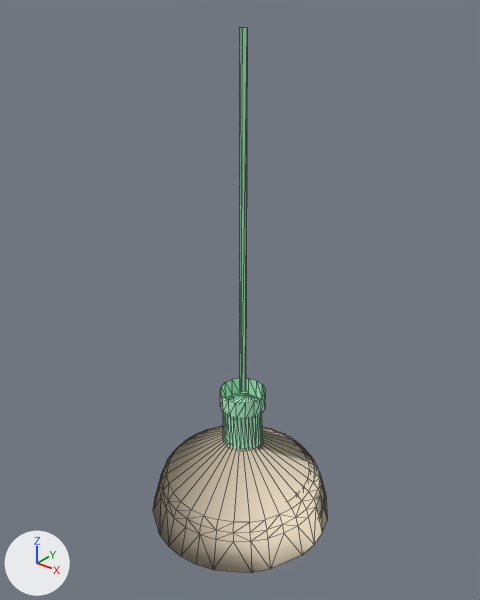
The Blender file src/props_mining/industrial_ceiling_lamp02.blend: old version first, new version second.
One viewpoint serves both versions: a camera (50 mm lens) standing at (57.8, -72.4, 81.9) and looking at (-0.4, 0.3, 36.8). Lighting does not change. The marker at lower left points along +X, +Y and +Z. Mesh edges are drawn as thin lines.

Script lines for the objects in view, before the commit:
```python
mat_hanging_ceiling_lamp = diffuse_material('hanging_ceiling_lamp')
mat_hanging_ceiling_lamp.base_color = (0.434, 0.911, 0.596)  # green #b0f5cb
mat_phy = diffuse_material('  phy')
mat_phy.base_color = (0.944, 0.81, 0.623)  # beige #f9e8cf
me_industrial_ceiling_lamp02 = bpy.data.meshes.new('industrial_ceiling_lamp02')
me_industrial_ceiling_lamp02.from_pydata(...)  # 544 vertices, 886 faces; spans x -14.9..14.9, y -14.4..15.4, z -4.3..76.0
me_industrial_ceiling_lamp02.materials.append(mat_hanging_ceiling_lamp)  # green #b0f5cb
me_industrial_ceiling_lamp02_physics = bpy.data.meshes.new('industrial_ceiling_lamp02_physics')
me_industrial_ceiling_lamp02_physics.from_pydata(...)  # 121 vertices, 238 faces; spans x -15.8..15.8, y -15.8..15.8, z -3.9..12.7
me_industrial_ceiling_lamp02_physics.materials.append(mat_phy)  # beige #f9e8cf
ob_industrial_ceiling_lamp02 = bpy.data.objects.new('industrial_ceiling_lamp02', me_industrial_ceiling_lamp02)
ob_industrial_ceiling_lamp02.location = (0.0, 0.0, 0.0)
ob_industrial_ceiling_lamp02_physics = bpy.data.objects.new('industrial_ceiling_lamp02_physics', me_industrial_ceiling_lamp02_physics)
ob_industrial_ceiling_lamp02_physics.location = (0.0, 0.0, 0.0)
```
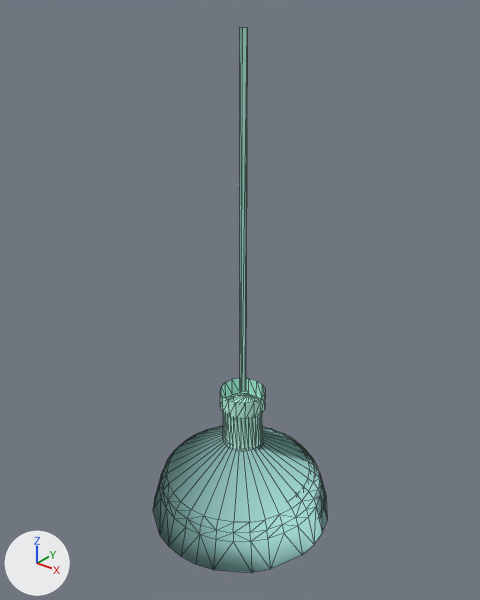
Pixel boxes [x1, y1, x2, y2] of what changed, in the pictures (480 x 600 px):
'industrial_ceiling_lamp02_physics', recoloured (beige to cyan): [153, 426, 327, 573] in both
'industrial_ceiling_lamp02', recoloured: [220, 27, 325, 498] in both

The change, as a list of edits to the scene's bpy script:
```text
Change mat_hanging_ceiling_lamp:
    mat_hanging_ceiling_lamp.base_color: (0.434, 0.911, 0.596) -> (0.492, 0.949, 0.798)  # green #b0f5cb -> green #baf9e7
Change mat_phy:
    mat_phy.base_color: (0.944, 0.81, 0.623) -> (0.42, 0.795, 0.754)  # beige #f9e8cf -> cyan #ade6e1
```
